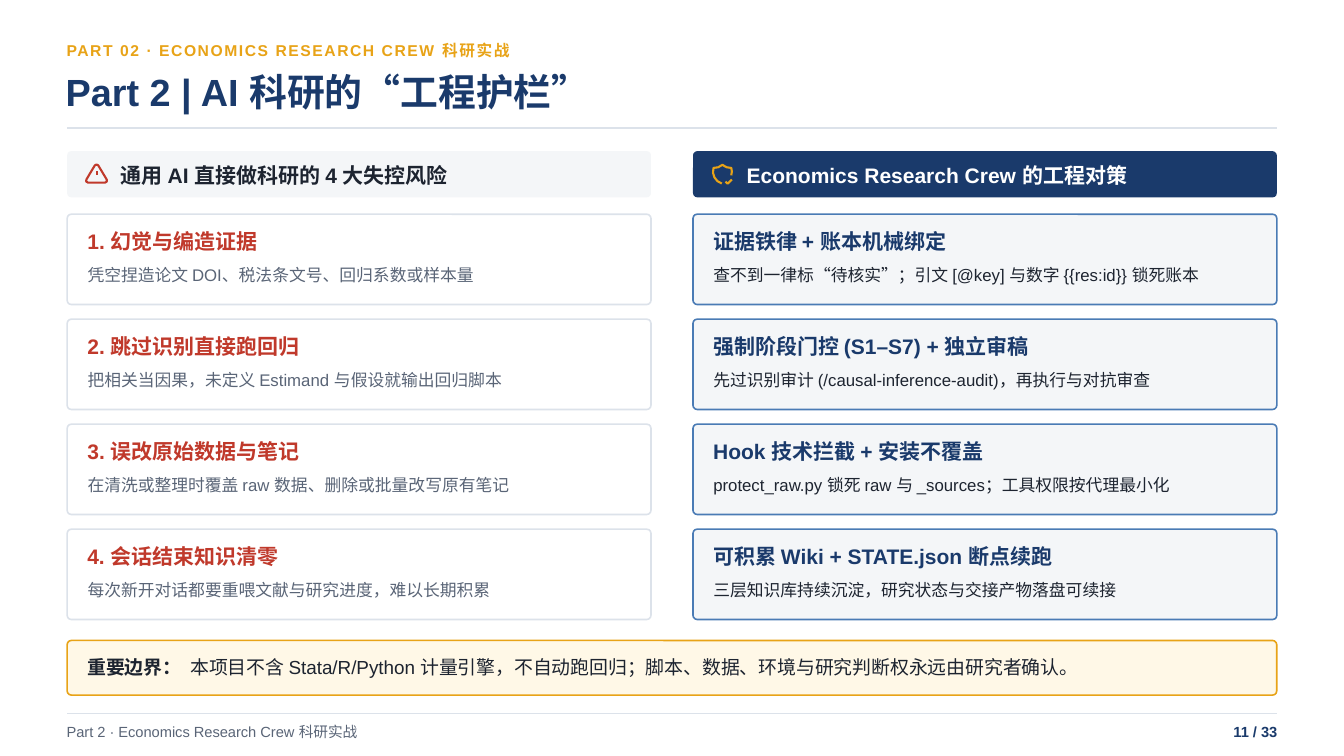
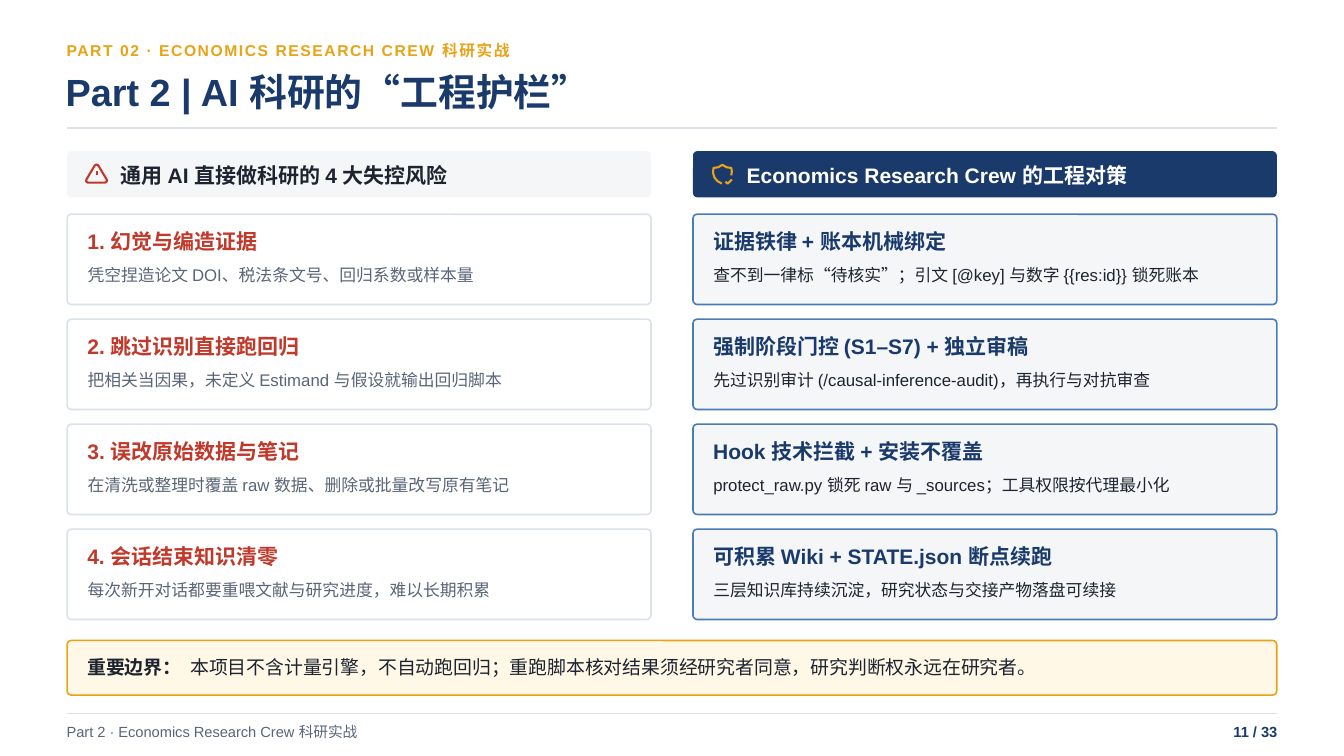
Before and after one commit to shjzzzz/Economics-Research-Crew, a slide deck: slide 11 of Claude_Code_基础与_Economics_Research_Crew_实战.pptx. Drawn at 1344x756 pixels with LibreOffice and Linux fonts; fonts in the diff are those of the drawing. Boxes give left, top, right and bottom in pixels: in the first picture for what was removed or moved away, otherwise in the second. Text is boxed around its words. In the diff, an @@ line names an element or a change of style, - is before the commit and + after.

```diff
--- a/Claude_Code_基础与_Economics_Research_Crew_实战.pptx
+++ b/Claude_Code_基础与_Economics_Research_Crew_实战.pptx
@@ text at (190,658,1036,677): text changed @@
-本项目不含 Stata/R/Python 计量引擎，不自动跑回归；脚本、数据、环境与研究判断权永远由研究者确认。
+本项目不含计量引擎，不自动跑回归；重跑脚本核对结果须经研究者同意，研究判断权永远在研究者。
```
Also in this commit, not shown: 4 other slides changed.
